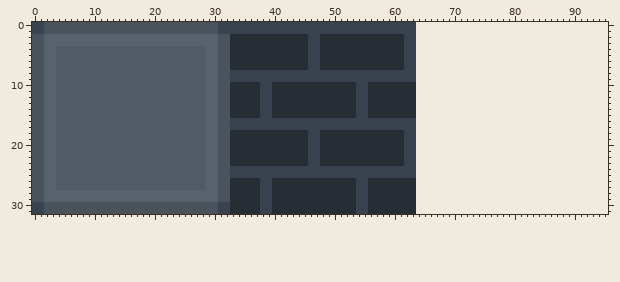
Edited in one commit: sprite sheet (CrawlIT/Android/Content/Maps/maptiles.png). That is the earlier state.
The file is 64x32 pixels. Colours within 5 levels of each other are drawn and written as one. The old version is drawn lined up with the new one, on the new canvas.
New version:
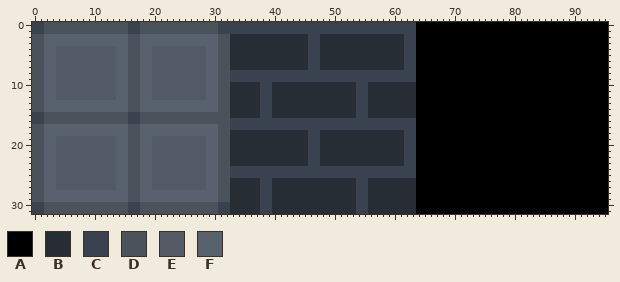
Palette (. is transparent): A #000000  B #272d34  C #39434f  D #4a525c  E #515a65  F #58626f
The edit:
canvas 64x32 -> 96x32
Changed rows in their new state; - is an unchanged pixel.
first column x 0:
 0 ----------------CC----------------------------------------------AAAAAAAAAAAAAAAAAAAAAAAAAAAAAAAA
 1 ----------------CC----------------------------------------------AAAAAAAAAAAAAAAAAAAAAAAAAAAAAAAA
 2 ----------------DD----------------------------------------------AAAAAAAAAAAAAAAAAAAAAAAAAAAAAAAA
 3 ----------------DD----------------------------------------------AAAAAAAAAAAAAAAAAAAAAAAAAAAAAAAA
 4 --------------FFDDFF--------------------------------------------AAAAAAAAAAAAAAAAAAAAAAAAAAAAAAAA
 5 --------------FFDDFF--------------------------------------------AAAAAAAAAAAAAAAAAAAAAAAAAAAAAAAA
 6 --------------FFDDFF--------------------------------------------AAAAAAAAAAAAAAAAAAAAAAAAAAAAAAAA
 7 --------------FFDDFF--------------------------------------------AAAAAAAAAAAAAAAAAAAAAAAAAAAAAAAA
 8 --------------FFDDFF--------------------------------------------AAAAAAAAAAAAAAAAAAAAAAAAAAAAAAAA
 9 --------------FFDDFF--------------------------------------------AAAAAAAAAAAAAAAAAAAAAAAAAAAAAAAA
10 --------------FFDDFF--------------------------------------------AAAAAAAAAAAAAAAAAAAAAAAAAAAAAAAA
11 --------------FFDDFF--------------------------------------------AAAAAAAAAAAAAAAAAAAAAAAAAAAAAAAA
12 --------------FFDDFF--------------------------------------------AAAAAAAAAAAAAAAAAAAAAAAAAAAAAAAA
13 ----FFFFFFFFFFFFDDFFFFFFFFFFF-----------------------------------AAAAAAAAAAAAAAAAAAAAAAAAAAAAAAAA
14 ----FFFFFFFFFFFFDDFFFFFFFFFFF-----------------------------------AAAAAAAAAAAAAAAAAAAAAAAAAAAAAAAA
15 CCDDDDDDDDDDDDDDCCDDDDDDDDDDDDD---------------------------------AAAAAAAAAAAAAAAAAAAAAAAAAAAAAAAA
16 CCDDDDDDDDDDDDDDCCDDDDDDDDDDDDD---------------------------------AAAAAAAAAAAAAAAAAAAAAAAAAAAAAAAA
17 ----FFFFFFFFFFFFDDFFFFFFFFFFF-----------------------------------AAAAAAAAAAAAAAAAAAAAAAAAAAAAAAAA
18 ----FFFFFFFFFFFFDDFFFFFFFFFFF-----------------------------------AAAAAAAAAAAAAAAAAAAAAAAAAAAAAAAA
19 --------------FFDDFF--------------------------------------------AAAAAAAAAAAAAAAAAAAAAAAAAAAAAAAA
20 --------------FFDDFF--------------------------------------------AAAAAAAAAAAAAAAAAAAAAAAAAAAAAAAA
21 --------------FFDDFF--------------------------------------------AAAAAAAAAAAAAAAAAAAAAAAAAAAAAAAA
22 --------------FFDDFF--------------------------------------------AAAAAAAAAAAAAAAAAAAAAAAAAAAAAAAA
23 --------------FFDDFF--------------------------------------------AAAAAAAAAAAAAAAAAAAAAAAAAAAAAAAA
24 --------------FFDDFF--------------------------------------------AAAAAAAAAAAAAAAAAAAAAAAAAAAAAAAA
25 --------------FFDDFF--------------------------------------------AAAAAAAAAAAAAAAAAAAAAAAAAAAAAAAA
26 --------------FFDDFF--------------------------------------------AAAAAAAAAAAAAAAAAAAAAAAAAAAAAAAA
27 --------------FFDDFF--------------------------------------------AAAAAAAAAAAAAAAAAAAAAAAAAAAAAAAA
28 ----------------DD----------------------------------------------AAAAAAAAAAAAAAAAAAAAAAAAAAAAAAAA
29 ----------------DD----------------------------------------------AAAAAAAAAAAAAAAAAAAAAAAAAAAAAAAA
30 ----------------CC----------------------------------------------AAAAAAAAAAAAAAAAAAAAAAAAAAAAAAAA
31 ----------------CC----------------------------------------------AAAAAAAAAAAAAAAAAAAAAAAAAAAAAAAA
Pixel boxes of the changes (left, top, right, bottom) in both pictures:
changed: (32, 22, 218, 214)
added: (416, 22, 608, 214)
